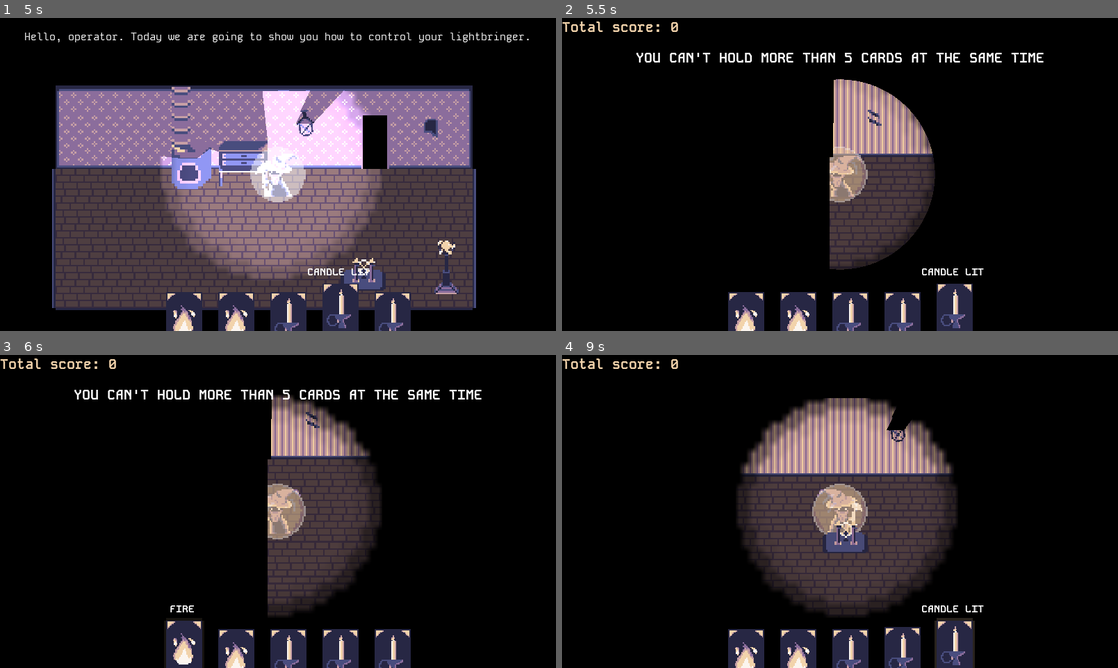
Above: before the commit, frames 1-4 (two rows, left to right).
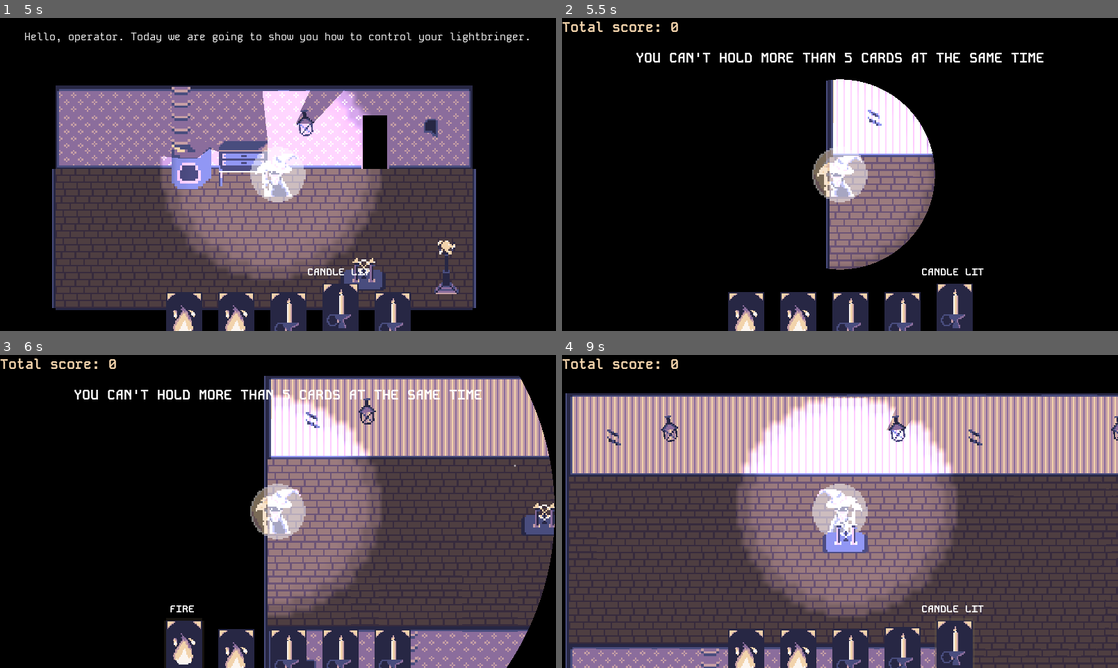
Above: after the commit, the same moments.

Repository: Salach-Malejkum/pirate-software
Game: Godot game, scene res://Scenes/main_menu.tscn
Two runs of this game, one before a commit and one after it. Both use one fixed random seed, a clock stepped at 60 frames per second and the inputs below.
Inputs (mouse positions are in pixels of both pictures, inside the frame that each line leads up to):
- Up to frame 1 (5 s): click "START" at 0.5 s; move the mouse to (328, 133) at 1.27 s; hold D (move_right) 1.28-2.03 s; tap E (open_door) every 0.75 s from 1.35 to 4.35 s; click (328, 133) at 1.42 s; move the mouse to (183, 321) at 2.02 s; hold S (move_down) 2.03-2.78 s; click (183, 321) at 2.17 s; move the mouse to (233, 321) at 2.77 s; hold D (move_right) 2.78-3.53 s; click (233, 321) at 2.92 s; tap Enter at 3.5 s; move the mouse to (289, 321) at 3.52 s; hold W (move_up) 3.53-4.28 s; click (289, 321) at 3.67 s; move the mouse to (339, 321) at 4.27 s; hold A (move_left) from 4.28 s (still down); click (339, 321) at 4.42 s
- Up to frame 2 (5.5 s): keep holding A (move_left); move the mouse to (956, 321) at 5.02 s; tap E (open_door) at 5.1 s; click (956, 321) at 5.17 s
- Up to frame 3 (6 s): move the mouse to (183, 658) at 5.77 s; release A (move_left) at 5.78 s; hold S (move_down) from 5.78 s (still down); tap E (open_door) at 5.85 s; click (183, 658) at 5.92 s
- Up to frame 4 (9 s): move the mouse to (795, 658) at 6.52 s; release S (move_down) at 6.53 s; hold D (move_right) 6.53-7.28 s; tap E (open_door) every 0.75 s from 6.6 to 8.85 s; click (795, 658) at 6.67 s; move the mouse to (851, 658) at 7.27 s; hold W (move_up) 7.28-8.03 s; click (851, 658) at 7.42 s; move the mouse to (901, 658) at 8.02 s; hold D (move_right) 8.03-8.78 s; click (901, 658) at 8.17 s; move the mouse to (956, 658) at 8.77 s; hold S (move_down) from 8.78 s (still down); click (956, 658) at 8.92 s

Frame 1 is identical in both runs. In frame 2, 9.9% of the frame differs, in the area x 45-68%, y 19-81%; in frame 3, 44%; in frame 4, 83%, in the area x 0-100%, y 12-100%.

Commit message:
Add heat_disortion effect

Diff:
--- a/Scenes/boss_level.tscn
+++ b/Scenes/boss_level.tscn
@@ -10,6 +10,7 @@
 [ext_resource type="PackedScene" uid="uid://c5iwiblniciof" path="res://Scenes/furnace.tscn" id="7_l1u0a"]
 [ext_resource type="PackedScene" uid="uid://bmjpimvwupc8p" path="res://Scenes/steam_engine.tscn" id="8_xh8d8"]
 [ext_resource type="PackedScene" uid="uid://drivg1a0m73sw" path="res://Scenes/lantern.tscn" id="9_h5vst"]
+[ext_resource type="PackedScene" uid="uid://5s0v8c2hbcf5" path="res://Scenes/heat_disortion.tscn" id="9_ipv6k"]
 [ext_resource type="Texture2D" uid="uid://b1adcc3gjpsy2" path="res://ArtAssets/Environment/spawner_idle_spawning.png" id="10_0j8eu"]
 [ext_resource type="Script" path="res://Scripts/lantern.gd" id="10_gi6ev"]
 [ext_resource type="Texture2D" uid="uid://ckce10rmdiya4" path="res://ArtAssets/Environment/lantern.png" id="11_oytrw"]
@@ -270,6 +271,8 @@
 position = Vector2(-9, 3)
 collision_layer = 2
 collision_mask = 4
+
+[node name="HeatDisortion" parent="BossCardInteract/Places For Candles/Candle" instance=ExtResource("9_ipv6k")]
 
 [node name="Objects" type="Node2D" parent="."]
 
--- a/Scenes/candle.tscn
+++ b/Scenes/candle.tscn
@@ -1,10 +1,9 @@
-[gd_scene load_steps=18 format=3 uid="uid://bka73swxe7mtq"]
+[gd_scene load_steps=14 format=3 uid="uid://bka73swxe7mtq"]
 
 [ext_resource type="Texture2D" uid="uid://dt8ju8vspnib" path="res://ArtAssets/Environment/candle.png" id="1_a3eqh"]
 [ext_resource type="Script" path="res://Scripts/candle.gd" id="1_x8err"]
 [ext_resource type="Texture2D" uid="uid://1vg2qw4odvfq" path="res://ArtAssets/lightmap.png" id="3_dejo8"]
 [ext_resource type="PackedScene" uid="uid://5s0v8c2hbcf5" path="res://Scenes/heat_disortion.tscn" id="4_1jc4y"]
-[ext_resource type="Shader" path="res://Shaders/heat_disortion.gdshader" id="5_31s6v"]
 
 [sub_resource type="CircleShape2D" id="CircleShape2D_3pm15"]
 
@@ -61,20 +60,6 @@
 [sub_resource type="CircleShape2D" id="CircleShape2D_b5uej"]
 radius = 66.0076
 
-[sub_resource type="FastNoiseLite" id="FastNoiseLite_hvv53"]
-
-[sub_resource type="NoiseTexture2D" id="NoiseTexture2D_g7krs"]
-seamless = true
-seamless_blend_skirt = 0.208
-noise = SubResource("FastNoiseLite_hvv53")
-
-[sub_resource type="ShaderMaterial" id="ShaderMaterial_wifqu"]
-shader = ExtResource("5_31s6v")
-shader_parameter/speed = 0.05
-shader_parameter/strength = 0.005
-shader_parameter/direction = Vector2(0.01, -0.006)
-shader_parameter/noise_texture = SubResource("NoiseTexture2D_g7krs")
-
 [node name="Candle" type="Node2D" groups=["Candle"]]
 z_index = 1
 script = ExtResource("1_x8err")
@@ -107,9 +92,7 @@
 shape = SubResource("CircleShape2D_b5uej")
 
 [node name="HeatDisortion" parent="." instance=ExtResource("4_1jc4y")]
-material = SubResource("ShaderMaterial_wifqu")
-position = Vector2(0, 5.36442e-06)
-scale = Vector2(122.138, 118)
+visible = false
 
 [connection signal="input_event" from="InteractArea" to="." method="_on_interact_area_input_event"]
 [connection signal="mouse_entered" from="InteractArea" to="." method="_on_interact_area_mouse_entered"]
--- a/Scenes/furnace.tscn
+++ b/Scenes/furnace.tscn
@@ -1,8 +1,9 @@
-[gd_scene load_steps=15 format=3 uid="uid://c5iwiblniciof"]
+[gd_scene load_steps=16 format=3 uid="uid://c5iwiblniciof"]
 
 [ext_resource type="Script" path="res://Scripts/furnace.gd" id="1_2v6qf"]
 [ext_resource type="Texture2D" uid="uid://b5q2sqlfi05y7" path="res://ArtAssets/Environment/furnance_animated.png" id="1_bgbe2"]
 [ext_resource type="Texture2D" uid="uid://1vg2qw4odvfq" path="res://ArtAssets/lightmap.png" id="3_r6s3t"]
+[ext_resource type="PackedScene" uid="uid://5s0v8c2hbcf5" path="res://Scenes/heat_disortion.tscn" id="4_rrt74"]
 
 [sub_resource type="RectangleShape2D" id="RectangleShape2D_g4tyi"]
 size = Vector2(16, 20)
@@ -111,6 +112,9 @@
 [node name="CollisionShape2D" type="CollisionShape2D" parent="PointLight2D/DamageArea"]
 shape = SubResource("CircleShape2D_0cwhy")
 
+[node name="HeatDisortion" parent="." instance=ExtResource("4_rrt74")]
+visible = false
+
 [connection signal="input_event" from="InteractArea" to="." method="_on_interact_area_input_event"]
 [connection signal="mouse_entered" from="InteractArea" to="." method="_on_interact_area_mouse_entered"]
 [connection signal="mouse_exited" from="InteractArea" to="." method="_on_interact_area_mouse_exited"]
--- a/Scenes/heat_disortion.tscn
+++ b/Scenes/heat_disortion.tscn
@@ -3,17 +3,18 @@
 [ext_resource type="Shader" path="res://Shaders/heat_disortion.gdshader" id="1_1pvpe"]
 
 [sub_resource type="FastNoiseLite" id="FastNoiseLite_hvv53"]
+domain_warp_enabled = true
 
 [sub_resource type="NoiseTexture2D" id="NoiseTexture2D_g7krs"]
 seamless = true
-seamless_blend_skirt = 0.208
+seamless_blend_skirt = 0.302
 noise = SubResource("FastNoiseLite_hvv53")
 
 [sub_resource type="ShaderMaterial" id="ShaderMaterial_pcf4w"]
 shader = ExtResource("1_1pvpe")
 shader_parameter/speed = 0.05
 shader_parameter/strength = 0.005
-shader_parameter/direction = Vector2(0.004, 0.004)
+shader_parameter/direction = Vector2(0.005, 0.005)
 shader_parameter/noise_texture = SubResource("NoiseTexture2D_g7krs")
 
 [sub_resource type="SphereMesh" id="SphereMesh_n3fcw"]
@@ -21,6 +22,5 @@
 [node name="HeatDisortion" type="MeshInstance2D"]
 z_index = 1
 material = SubResource("ShaderMaterial_pcf4w")
-position = Vector2(77, 3.00001)
 scale = Vector2(90.1021, 90)
 mesh = SubResource("SphereMesh_n3fcw")
--- a/Scenes/level1.tscn
+++ b/Scenes/level1.tscn
@@ -135,6 +135,7 @@
 [node name="Walls" type="Node2D" parent="Light"]
 
 [node name="CanvasModulate" type="CanvasModulate" parent="Light"]
+visible = false
 color = Color(0, 0, 0, 1)
 
 [node name="Spawners" type="Node2D" parent="."]
--- a/Scripts/candle.gd
+++ b/Scripts/candle.gd
@@ -10,6 +10,7 @@
 @onready var anim_sprite : AnimatedSprite2D = $CandleSprite
 var enemy_arr = []
 @onready var light = $PointLight2D
+@onready var heat_disortion = $HeatDisortion
 
 func _ready():
 	anim_sprite.play("idle")
@@ -40,6 +41,7 @@
 			GameManager.card_used.emit()
 			light_candle()
 		elif  GameManager.selected_card.card_type == Globals.card_types.WATER:
+			heat_disortion.visible = false
 			AudioPlayer.play_sfx("water_card")
 			GameManager.card_used.emit()
 			light.energy = 0.0
@@ -47,6 +49,7 @@
 
 
 func light_candle():
+	heat_disortion.visible = true
 	light.energy = Globals.interactable_light_energy
 	anim_sprite.play("fire")
 	AudioPlayer.play_sfx("lit_candle")
@@ -55,6 +58,7 @@
 func _process(delta):
 	if light.energy <= 0.1:
 		anim_sprite.play("idle")
+		heat_disortion.visible = false
 	for enemy in enemy_arr:
 		if not is_instance_valid(enemy):
 			enemy_arr.erase(enemy)
--- a/Scripts/furnace.gd
+++ b/Scripts/furnace.gd
@@ -9,6 +9,7 @@
 var enemy_arr = []
 @onready var anim_sprite : AnimatedSprite2D = $Static/FurnaceSprite
 @onready var light = $PointLight2D
+@onready var heat_disortion = $HeatDisortion
 @export var is_tutorial : bool = false
 var _is_tutorial_progressed : bool = false
 
@@ -45,10 +46,12 @@
 		if GameManager.selected_card.card_type == Globals.card_types.FIRE:
 			GameManager.card_used.emit()
 			light.energy = Globals.interactable_light_energy
+			heat_disortion.visible = true
 			anim_sprite.play("fire")
 			AudioPlayer.play_sfx("fire_card")
 			AudioPlayer.play_timed_sfx("furnance_fire", furnance_stop)
 		elif  GameManager.selected_card.card_type == Globals.card_types.WATER:
+			heat_disortion.visible = false
 			AudioPlayer.play_sfx("water_card")
 			GameManager.card_used.emit()
 			light.energy = 0.0
@@ -62,6 +65,7 @@
 
 func _process(delta):
 	if light.energy <= 0.1:
+		heat_disortion.visible = false
 		anim_sprite.play("idle")
 		emit_signal("furnance_stop")
 
--- a/Shaders/heat_disortion.gdshader
+++ b/Shaders/heat_disortion.gdshader
@@ -2,10 +2,14 @@
 render_mode unshaded;
 
 uniform sampler2D screen_texture: hint_screen_texture;
-uniform sampler2D noise_texture;
+uniform sampler2D noise_texture: repeat_enable;
 uniform float speed: hint_range(0.02, 0.1) = 0.01;
 uniform float strength: hint_range(0.001, 0.03) = 0.02;
 uniform vec2 direction;
+
+void vertex() {
+	UV = UV * 2. - 1.;
+}
 
 void fragment() {
 	float noise = texture(noise_texture, UV + TIME * speed).r;
Not shown: 1 places in Scenes/boss_level.tscn that only renumber resources
